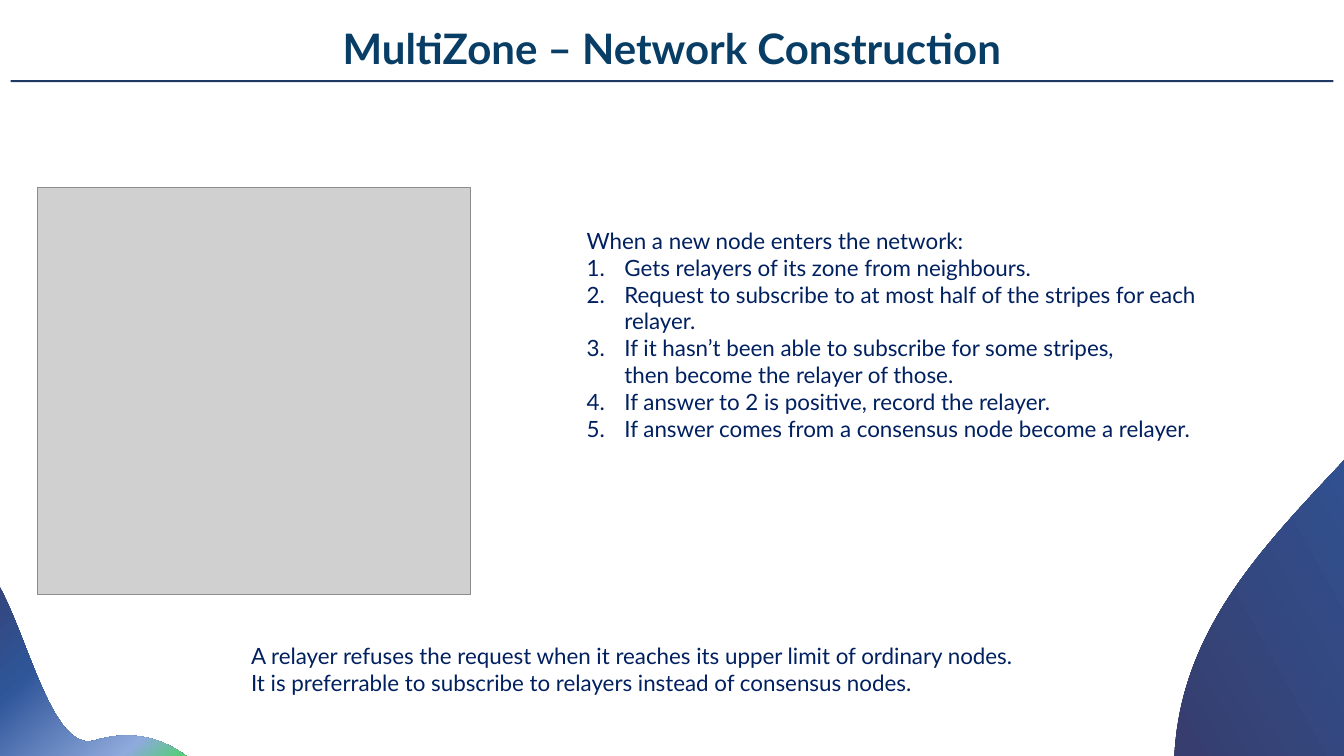
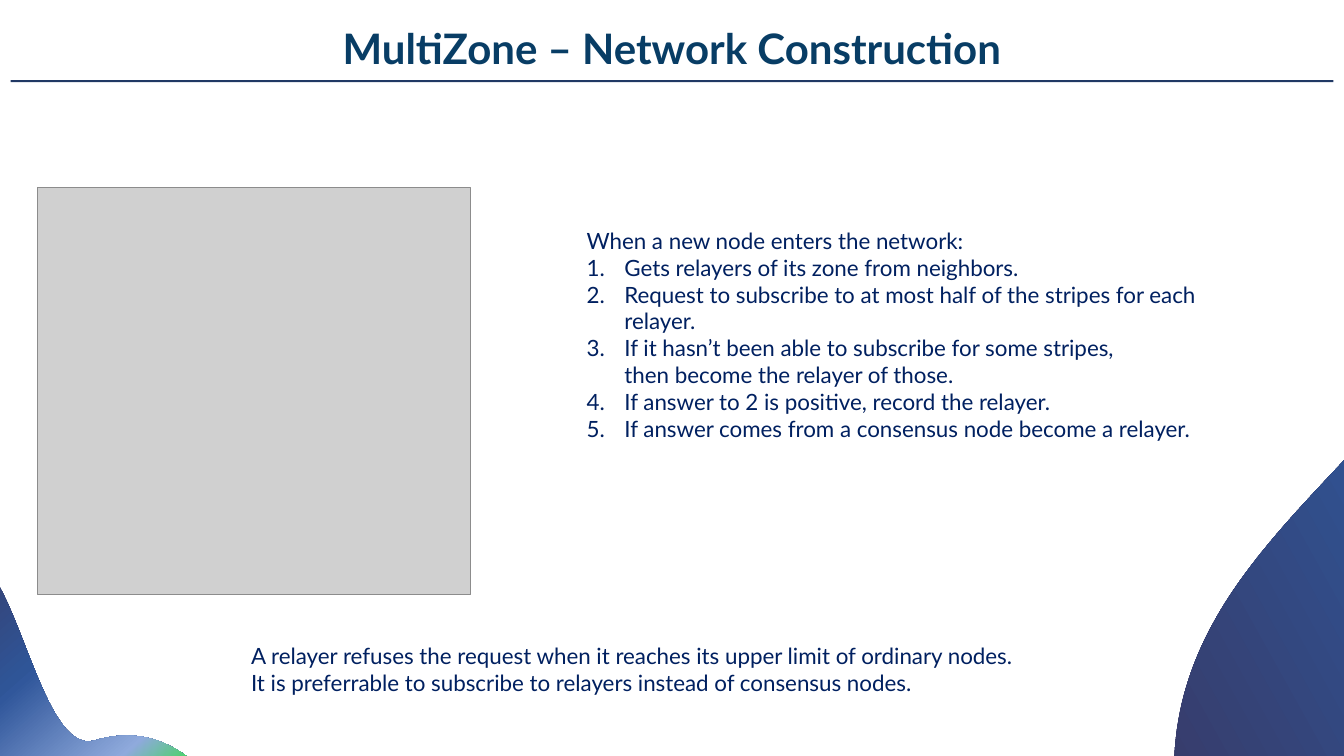
Before and after one commit to MerloSimone/DistributedSystems, a slide deck: slide 21 of PresentationDS.pptx (slide 16 before the commit). Drawn at 1344x756 pixels with LibreOffice and Linux fonts; fonts in the diff are those of the drawing; grey boxes stand for pictures. Boxes give left, top, right and bottom in pixels: in the first picture for what was removed or moved away, otherwise in the second. Text is boxed around its words. In the diff, an @@ line names an element or a change of style, - is before the commit and + after.

```diff
--- a/PresentationDS.pptx
+++ b/PresentationDS.pptx
@@ text at (624,259,1019,280): text changed @@
-1. Gets relayers of its zone from neighbours.
+1. Gets relayers of its zone from neighbors.
```
Also in this commit, not shown: 6 other slides changed, 7 slides added.
